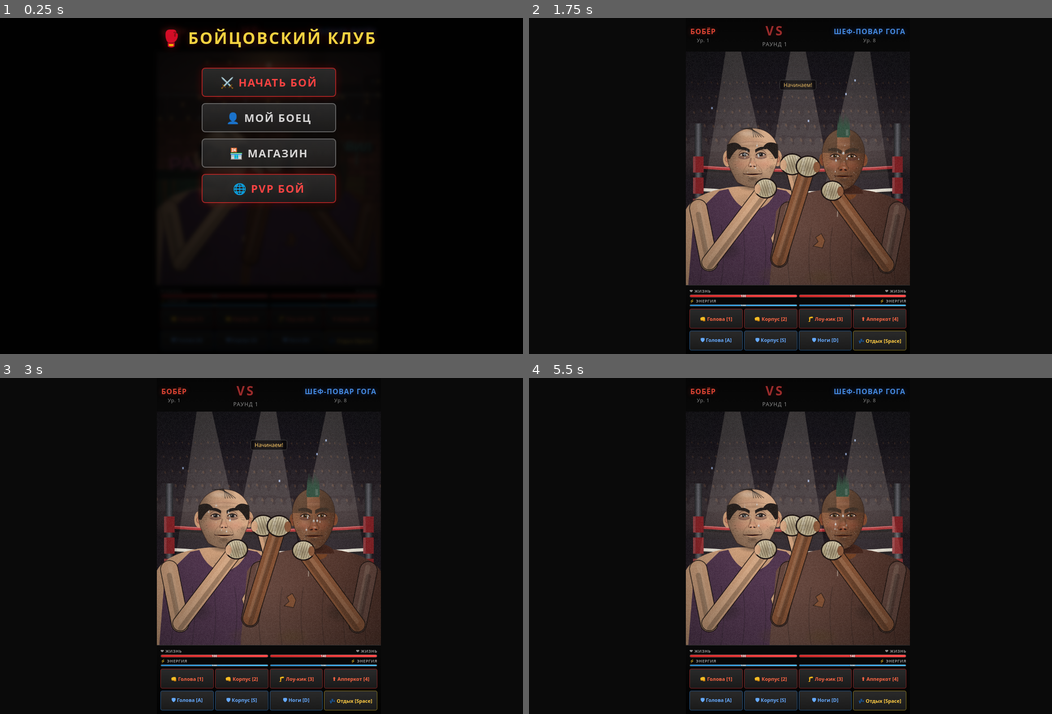
Above: before the commit, frames 1-4 (two rows, left to right).
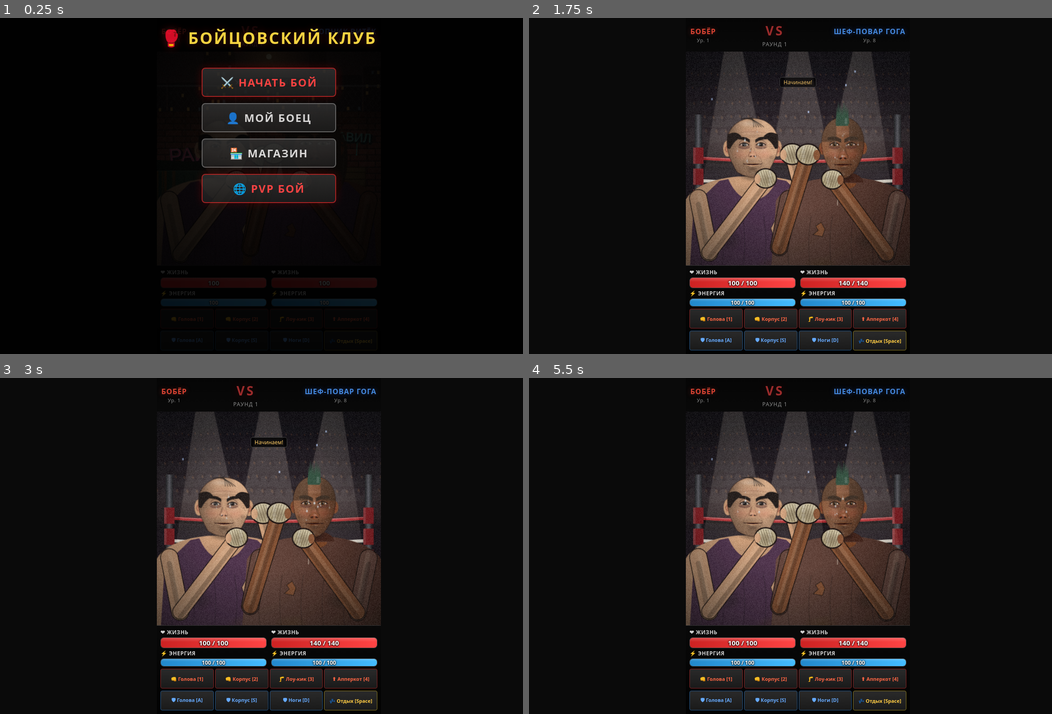
Above: after the commit, the same moments.

Repository: Ptaha100-tech/fighting-club-game
Game: browser game, page index.html
Same seed, same stepped clock (60 frames per second), same inputs: the game is played once before the commit and once after it.
Inputs (mouse positions are in pixels of both pictures, inside the frame that each line leads up to; where the layout moved, square brackets give the same spot in the first picture):
- Up to frame 1 (0.25 s): no input
- Up to frame 2 (1.75 s): click "⚔️ НАЧАТЬ БОЙ" at 0.27 s; hold Right 1.03-1.53 s; click (795, 179) [795, 192] at 1.07 s; hold Down from 1.58 s (still down); click (753, 135) [753, 145] at 1.67 s
- Up to frame 3 (3 s): release Down at 1.85 s; hold Left 1.9-2.47 s; click (313, 485) [313, 492] at 2.27 s; hold Up 2.52-2.82 s; click (303, 559) [303, 576] at 2.87 s; hold Right from 2.87 s (still down)
- Up to frame 4 (5.5 s): click (743, 572) [743, 586] at 3.47 s; release Right at 3.53 s; hold Up 3.58-3.82 s; hold Left 3.87-4.3 s; click (795, 475) [795, 482] at 4.07 s; hold Down 4.35-4.68 s; click (863, 529) [863, 539] at 4.67 s; hold Right 4.73-5.23 s; click (732, 519) [732, 529] at 5.27 s; hold Down from 5.28 s (still down)

The runs differ from the first frame. In frame 1, 0.8% of the frame differs, in the area x 30-73%, y 34-86%; in frame 2, 13%; in frame 3, 14%, in the area x 29-73%, y 10-86%; in frame 4, 13%.

Commit message:
Ускорение боя и крупные полосы здоровья и энергии
Производительность (на слабом телефоне бой шёл около 6 кадров/с, теперь 30+):
- лица и тела рисуются в кэш-спрайты и обновляются при изменении, а не 60 раз в секунду
- не больше одной перерисовки лица за кадр
- холст рисуется в меньшем разрешении, качество само снижается при просадке FPS
- виньетка и зерно вынесены из холста в CSS
- свет лампы и лучи прожекторов из готовых спрайтов
- холст останавливается под меню и экраном итогов
- убран backdrop-filter под анимированной сценой
- ходы бота чуть быстрее

Интерфейс:
- полосы здоровья и энергии крупнее, цифры формата 68 / 100 читаются

Co-Authored-By: Claude Sonnet 5.5 <noreply@anthropic.com>
Claude-Session: https://claude.ai/code/session_01YSRZeRF6zf7WS7DSKtsTFP

Diff:
--- a/fight-visual.js
+++ b/fight-visual.js
@@ -9,8 +9,9 @@
 let cv=document.getElementById('fight-canvas');
 if(!cv){cv=document.createElement('canvas');cv.id='fight-canvas';cv.style.cssText='display:block;width:100%;height:auto;max-width:100%;touch-action:manipulation';(document.getElementById('fight-stage')||document.body).appendChild(cv)}
 const ctx=cv.getContext('2d');
-const DPR=Math.min(1.5,window.devicePixelRatio||1);
-cv.width=W*DPR;cv.height=H*DPR;
+let Q=(navigator.deviceMemory&&navigator.deviceMemory<=2)?.5:((navigator.hardwareConcurrency||4)<=4?.6:.75);
+function resizeCv(){cv.width=Math.round(W*Q);cv.height=Math.round(H*Q)}
+resizeCv();
 const clamp=(v,a,b)=>Math.max(a,Math.min(b,v));
 const lerp=(a,b,t)=>a+(b-a)*t;
 function rng(s){return()=>{s|=0;s=s+0x6D2B79F5|0;let t=Math.imul(s^s>>>15,1|s);t=t+Math.imul(t^t>>>7,61|t)^t;return((t^t>>>14)>>>0)/4294967296}}
@@ -28,7 +29,7 @@
   q.addColorStop(1,`rgba(${rgb[0]},${rgb[1]},${rgb[2]},0)`);
   g.fillStyle=q;g.beginPath();g.arc(0,0,1,0,7);g.fill();g.restore();
 }
-function buildBg(fn){const c=mk(W*DPR,H*DPR);const g=c.getContext('2d');g.scale(DPR,DPR);fn(g);return c}
+function buildBg(fn){const c=mk(W,H);const g=c.getContext('2d');fn(g);return c}
 
 /* ---------- YARD ---------- */
 function yard(g){
@@ -186,14 +187,19 @@
 buildAll();
 if(document.fonts&&document.fonts.ready)document.fonts.ready.then(()=>{try{buildAll()}catch(e){}});
 
+let glowSp=null,beamSp=null;
+function glow(){if(glowSp)return glowSp;const c=mk(180,225),g=c.getContext('2d');g.scale(.25,.25);
+  const q=g.createRadialGradient(360,112,0,360,112,520);q.addColorStop(0,'rgba(255,170,70,.5)');q.addColorStop(.25,'rgba(240,130,50,.17)');q.addColorStop(1,'rgba(240,120,40,0)');
+  g.fillStyle=q;g.fillRect(0,0,W,H);return glowSp=c}
+function beam(){if(beamSp)return beamSp;const c=mk(180,430),g=c.getContext('2d');g.scale(.5,.5);
+  const q=g.createLinearGradient(0,0,0,860);q.addColorStop(0,'rgba(255,240,215,.22)');q.addColorStop(1,'rgba(255,240,215,0)');
+  g.fillStyle=q;g.beginPath();g.moveTo(168,0);g.lineTo(192,0);g.lineTo(350,860);g.lineTo(10,860);g.closePath();g.fill();return beamSp=c}
 function overlayYard(g,t){
   const fl=.84+.09*Math.sin(t*31)+.07*Math.sin(t*7.3)+(Math.sin(t*2.1)>.985?-.28:0);
   g.strokeStyle='#0c0a09';g.lineWidth=2;g.beginPath();g.moveTo(360,0);g.lineTo(360,92);g.stroke();
   g.fillStyle='#2a2420';g.fillRect(354,90,12,16);
   g.globalCompositeOperation='lighter';
-  const q=g.createRadialGradient(360,112,0,360,112,520);
-  q.addColorStop(0,`rgba(255,170,70,${.5*fl})`);q.addColorStop(.25,`rgba(240,130,50,${.17*fl})`);q.addColorStop(1,'rgba(240,120,40,0)');
-  g.fillStyle=q;g.fillRect(0,0,W,H);
+  g.globalAlpha=fl;g.drawImage(glow(),0,0,W,H);g.globalAlpha=1;
   g.globalCompositeOperation='source-over';
   g.fillStyle=`rgba(255,238,196,${.7+.3*fl})`;g.beginPath();g.arc(360,114,9,0,7);g.fill();
 }
@@ -202,8 +208,7 @@
   g.globalCompositeOperation='lighter';
   [150,360,570].forEach((x,i)=>{
     const sw=Math.sin(t*.55+i*2)*34;
-    const q=g.createLinearGradient(0,0,0,860);q.addColorStop(0,'rgba(255,240,215,.22)');q.addColorStop(1,'rgba(255,240,215,0)');
-    g.fillStyle=q;g.beginPath();g.moveTo(x-12,0);g.lineTo(x+12,0);g.lineTo(x+sw+170,860);g.lineTo(x+sw-170,860);g.closePath();g.fill();
+    g.save();g.transform(1,0,sw/860,1,x-180,0);g.drawImage(beam(),0,0,360,860);g.restore();
   });
   if(Math.random()<dt*3)flashes.push({x:30+Math.random()*660,y:170+Math.random()*180,l:1});
   for(let i=flashes.length-1;i>=0;i--){
@@ -567,11 +572,12 @@
   blob(g,14,0,16,26,[120,10,10],.7*F.hands);
   g.restore();
 }
+const BODY_B=470;
 function drawBody(g,F,nx,sy,bob){
   const f=F.f,hw=f.hw,{hh}=f;
   const torso=()=>{
     g.beginPath();g.moveTo(nx-hw*.55,sy-34);g.bezierCurveTo(nx-hw*1.2,sy-30,nx-185,sy-14,nx-215,sy+40);
-    g.lineTo(nx-245,H+20);g.lineTo(nx+245,H+20);g.lineTo(nx+215,sy+40);
+    g.lineTo(nx-245,BODY_B);g.lineTo(nx+245,BODY_B);g.lineTo(nx+215,sy+40);
     g.bezierCurveTo(nx+185,sy-14,nx+hw*1.2,sy-30,nx+hw*.55,sy-34);g.closePath();
   };
   // neck
@@ -582,7 +588,7 @@
   if(f.tank){
     g.fillStyle=f.shirt;g.beginPath();g.moveTo(nx-hw*.95,sy-26);
     g.bezierCurveTo(nx-hw*.5,sy+64,nx+hw*.5,sy+64,nx+hw*.95,sy-26);
-    g.lineTo(nx+hw*1.3,sy-20);g.lineTo(nx+190,sy+60);g.lineTo(nx+215,H+20);g.lineTo(nx-215,H+20);g.lineTo(nx-190,sy+60);g.lineTo(nx-hw*1.3,sy-20);g.closePath();g.fill();
+    g.lineTo(nx+hw*1.3,sy-20);g.lineTo(nx+190,sy+60);g.lineTo(nx+215,BODY_B);g.lineTo(nx-215,BODY_B);g.lineTo(nx-190,sy+60);g.lineTo(nx-hw*1.3,sy-20);g.closePath();g.fill();
     g.strokeStyle='rgba(200,170,150,.18)';g.lineWidth=3;g.beginPath();g.moveTo(nx-hw*.5,sy+8);g.lineTo(nx-hw*.2,sy+14);g.moveTo(nx+hw*.5,sy+8);g.lineTo(nx+hw*.2,sy+14);g.stroke();
     // chest hair
     g.strokeStyle='rgba(20,12,8,.35)';g.lineWidth=1.4;for(let i=0;i<24;i++){const a=i*2.4;const x=nx+Math.cos(a)*hw*.35,y=sy+8+Math.abs(Math.sin(a*1.7))*30;g.beginPath();g.moveTo(x,y);g.lineTo(x+3,y+5);g.stroke()}
@@ -607,6 +613,33 @@
   // under-chin shadow on the neck
   blob(g,nx,sy-hh*.38,hw*.6,hh*.2,[0,0,0],.45);
 }
+function bodySprite(F){
+  let sp=F.bs;const key=Math.round(F.exert*5);
+  if(!sp||sp.Q!==Q){const c=mk(Math.ceil(520*Q),Math.ceil(560*Q));sp={c,g:c.getContext('2d'),Q,key:-1};F.bs=sp}
+  if(sp.key!==key){const g2=sp.g;g2.setTransform(1,0,0,1,0,0);g2.clearRect(0,0,sp.c.width,sp.c.height);
+    g2.setTransform(Q,0,0,Q,260*Q,80*Q);drawBody(g2,F,0,0,0);sp.key=key}
+  return sp;
+}
+/* голова: спрайт, обновляется не чаще ~15 раз в секунду и только при заметной смене состояния */
+function headSprite(F,st,t){
+  const f=F.f;let sp=F.hs;
+  if(!sp||sp.Q!==Q){
+    const bx=-Math.ceil(f.hw*1.9+16),by=-Math.ceil(f.hh*1.6),bw=-bx*2,bh=Math.ceil(f.hh*3.35);
+    const c=mk(Math.ceil(bw*Q),Math.ceil(bh*Q));
+    sp={c,g:c.getContext('2d'),bx,by,bw,bh,Q,key:'',ts:-9,sw:-1};F.hs=sp;
+  }
+  const key=Math.round(st.dmg*40)+','+Math.round(st.grit*6)+','+Math.round(st.blink*4)+','+Math.round(st.mouth*8)+','+Math.round(st.look*6)+','+(st.ko?1:0)+','+Math.round(st.exert*5);
+  const sw=Math.floor(t*6);
+  if(sp.ts<0)S.headBudget=Math.max(S.headBudget,1);
+  if((key!==sp.key||sw!==sp.sw)&&t-sp.ts>=.08&&S.headBudget>0){
+    S.headBudget--;
+    const g2=sp.g;g2.setTransform(1,0,0,1,0,0);g2.clearRect(0,0,sp.c.width,sp.c.height);
+    g2.setTransform(Q,0,0,Q,-sp.bx*Q,-sp.by*Q);
+    drawHead(g2,f,{dmg:st.dmg,grit:st.grit,blink:st.blink,mouth:st.mouth,look:st.look,ko:st.ko,exert:st.exert,t:sw/6});
+    sp.key=key;sp.sw=sw;sp.ts=t;
+  }
+  return sp;
+}
 function drawFighter(g,F,t){
   const f=F.f,hw=f.hw,hh=f.hh,d=F.dmg;
   const bob=Math.sin(t*5+F.phase)*5+Math.sin(t*2.3+F.phase)*2;
@@ -616,7 +649,7 @@
   const hy=BASEY+bob+droop;
   g.save();g.translate(F.cx,0);g.scale(F.dir,1);
   const nx=lean*.55,sy=hy+hh*.95+36;
-  drawBody(g,F,nx,sy,bob);
+  {const sp=bodySprite(F);g.drawImage(sp.c,nx-260,sy-80,520,560)}
   // arms behind the head: upper arms
   const skin=shade(f.skin,-8),slv=f.tank?skin:shade(f.shirt,6);
   const S1=[nx+175,sy+36],E1=[lerp(nx+205,nx+120,pe),lerp(sy+190,sy+30,pe)];
@@ -629,7 +662,7 @@
   g.translate(nx,sy-hh*.1-16);g.rotate(ang);g.translate(F.hit*(Math.random()-.5)*8,hy-(sy-hh*.1-16)+0);
   const grit=Math.max(pe*.85,F.hit);
   const mouth=clamp(.06+pe*.14+F.hit*.9+F.koK*.55+(Math.sin(t*3.4+F.phase)+1)*.04*(.3+F.exert),0,1);
-  drawHead(g,f,{dmg:d,t,grit,blink:F.blinkV,mouth,look:F.look,ko:F.koK>.5,exert:F.exert});
+  {const sp=headSprite(F,{dmg:d,grit,blink:F.blinkV,mouth,look:F.look,ko:F.koK>.5,exert:F.exert},t);g.drawImage(sp.c,sp.bx,sp.by,sp.bw,sp.bh)}
   g.restore();
   // fists in front
   fist(g,F2[0],F2[1],F,1);
@@ -640,7 +673,7 @@
 }
 
 /* ---------- STATE ---------- */
-const S={interactive:true,bg:'yard',auto:!window.matchMedia('(prefers-reduced-motion: reduce)').matches,t:0,shake:0,flash:0,fx:0,fy:0,next:1,koT:0,parts:[]};
+const S={headBudget:1,lite:false,paused:false,interactive:true,bg:'yard',auto:!window.matchMedia('(prefers-reduced-motion: reduce)').matches,t:0,shake:0,flash:0,fx:0,fy:0,next:1,koT:0,parts:[]};
 const mkState=(seed,cx,dir,dmg)=>({f:makeFighter(seed),dmg,hit:0,punch:-1,landed:false,cx,dir,phase:Math.random()*6,exert:.2,koK:0,ko:false,blinkV:0,bt:1+Math.random()*3,bp:0,look:0,hands:0});
 const $=id=>document.getElementById(id)||{style:{},classList:{toggle(){}},setAttribute(){},set onclick(f){},textContent:'',hidden:false};
 let L,R;
@@ -712,8 +745,19 @@
 }
 const noise=mk(128,128);{const n=noise.getContext('2d'),im=n.createImageData(128,128);for(let i=0;i<im.data.length;i+=4){const v=Math.random()*255;im.data[i]=im.data[i+1]=im.data[i+2]=v;im.data[i+3]=26}n.putImageData(im,0,0)}
 const noisePat=ctx.createPattern(noise,'repeat');
+function enableLite(){
+  if(S.lite)return;S.lite=true;const host=cv.parentNode;
+  if(!document.getElementById('fv-css')){const st=document.createElement('style');st.id='fv-css';
+    st.textContent='.fv-vig{position:absolute;inset:0;pointer-events:none;background:radial-gradient(ellipse 75% 70% at 50% 46%,rgba(0,0,0,0) 40%,rgba(0,0,0,.6) 100%)}'+
+    '.fv-grain{position:absolute;inset:-70px;pointer-events:none;animation:fvg .45s steps(1) infinite}'+
+    '@keyframes fvg{0%{transform:translate(0,0)}20%{transform:translate(-37px,21px)}40%{transform:translate(19px,-44px)}60%{transform:translate(-22px,-30px)}80%{transform:translate(41px,12px)}}'+
+    '@media (prefers-reduced-motion:reduce){.fv-grain{animation:none}}';document.head.appendChild(st)}
+  const v=document.createElement('div');v.className='fv-vig';host.appendChild(v);
+  const n=document.createElement('div');n.className='fv-grain';n.style.backgroundImage='url('+noise.toDataURL()+')';host.appendChild(n);
+}
 function render(dt){
-  const g=ctx;g.setTransform(DPR,0,0,DPR,0,0);
+  S.headBudget=1;
+  const g=ctx;g.setTransform(Q,0,0,Q,0,0);
   g.save();
   if(S.shake>.3)g.translate((Math.random()-.5)*S.shake,(Math.random()-.5)*S.shake);
   g.drawImage(S.bg==='yard'?bgYard:bgRing,0,0,W,H);
@@ -733,19 +777,28 @@
   }
   g.restore();
   // vignette, grain, low-health redness
-  const v=g.createRadialGradient(W/2,H*.46,H*.25,W/2,H*.5,H*.78);v.addColorStop(0,'rgba(0,0,0,0)');v.addColorStop(1,'rgba(0,0,0,.62)');
-  g.fillStyle=v;g.fillRect(0,0,W,H);
+  if(!S.lite){const v=g.createRadialGradient(W/2,H*.46,H*.25,W/2,H*.5,H*.78);v.addColorStop(0,'rgba(0,0,0,0)');v.addColorStop(1,'rgba(0,0,0,.62)');
+  g.fillStyle=v;g.fillRect(0,0,W,H);}
   const worst=Math.max(L.dmg,R.dmg);
   if(worst>.6){g.fillStyle=`rgba(120,10,8,${(worst-.6)*.25+(S.flash*.12)})`;g.fillRect(0,0,W,H)}
-  g.save();g.translate(Math.random()*128|0,Math.random()*128|0);g.fillStyle=noisePat;g.fillRect(-128,-128,W+256,H+256);g.restore();
-}
-let last=performance.now();
+  if(!S.lite){g.save();g.translate(Math.random()*128|0,Math.random()*128|0);g.fillStyle=noisePat;g.fillRect(-128,-128,W+256,H+256);g.restore();}
+}
+let last=performance.now(),rafId=0,qAcc=0,qN=0,qWarm=0;
+function adapt(raw){
+  if(qWarm<20){qWarm++;return}
+  qAcc+=raw;qN++;
+  if(qN>=40){const avg=qAcc/qN;qAcc=0;qN=0;
+    if(avg>26&&Q>.46){Q=Math.max(.45,+(Q*.8).toFixed(2));resizeCv()}}
+}
 function frame(now){
-  const dt=Math.min(.05,(now-last)/1000);last=now;
+  rafId=0;if(S.paused)return;
+  const raw=Math.min(100,now-last),dt=Math.min(.05,raw/1000);last=now;
+  adapt(raw);
   try{update(dt);render(dt)}catch(e){console.error(e)}
-  requestAnimationFrame(frame);
-}
-requestAnimationFrame(frame);
+  rafId=requestAnimationFrame(frame);
+}
+rafId=requestAnimationFrame(frame);
+function setPaused(p){S.paused=!!p;if(!S.paused&&!rafId){last=performance.now();qWarm=0;qAcc=0;qN=0;rafId=requestAnimationFrame(frame)}}
 
 /* ---------- UI ---------- */
 function setBg(n){
@@ -769,7 +822,8 @@
   newFaces:()=>newFaces(0,0),
   reset:()=>{L.dmg=0;R.dmg=0;L.ko=R.ko=false;updateHud()},
   /* режим игры: без авто-боя и тапов, лица по seed */
-  setMode:(m)=>{const g=m==='game';S.auto=!g&&S.auto;S.interactive=!g},
+  setMode:(m)=>{const g=m==='game';S.auto=!g&&S.auto;S.interactive=!g;if(g)enableLite()},
+  setPaused,quality:()=>Q,
   setFighters:(seedL,seedR,dmgL,dmgR)=>{
     L=mkState(seedL|0,215,1,clamp(+dmgL||0,0,1));R=mkState(seedR|0,505,-1,clamp(+dmgR||0,0,1));
     L.ko=L.dmg>=1;R.ko=R.dmg>=1;S.koT=0;S.parts.length=0;updateHud(true)},
--- a/index.html
+++ b/index.html
@@ -83,16 +83,18 @@
 .dmg-num.blocked{color:#88aaff;text-shadow:0 0 8px rgba(100,150,255,0.5);font-size:clamp(12px,3vw,18px)}
 @keyframes floatUp{0%{opacity:1;transform:translateY(0) scale(1)}50%{opacity:1;transform:translateY(-30px) scale(1.15)}100%{opacity:0;transform:translateY(-60px) scale(0.7)}}
 .controls-zone{flex-shrink:0;display:flex;flex-direction:column;gap:5px;padding:6px 8px calc(8px + env(safe-area-inset-bottom,0px));background:linear-gradient(180deg,rgba(0,0,0,0.5),rgba(0,0,0,0.92));border-top:1px solid #333;z-index:10;height:auto;max-height:45dvh;overflow-y:auto}
-.bars-row{display:flex;gap:3px;flex-shrink:0}
-.bg{flex:1;display:flex;flex-direction:column;gap:1px}
-.bl{font-size:clamp(7px,1.4vw,9px);font-weight:700;text-transform:uppercase;letter-spacing:0.5px;opacity:0.6}
-.bt{width:100%;height:7px;background:#222;border-radius:4px;overflow:hidden;border:1px solid #333}
-.bf{height:100%;border-radius:4px;transition:width 0.35s ease;position:relative}
+.bars-row{display:flex;gap:10px;flex-shrink:0}
+.bg{flex:1;min-width:0;display:flex;flex-direction:column;gap:3px}
+.bl{font-size:12px;font-weight:700;text-transform:uppercase;letter-spacing:0.5px;color:#cfcfcf}
+.bt{position:relative;width:100%;height:24px;background:#222;border-radius:7px;overflow:hidden;border:1px solid #444}
+.bf{height:100%;border-radius:6px;transition:width 0.35s ease;position:relative}
 .bf.hp{background:linear-gradient(90deg,#cc2222,#ff4444)}
+.bg.r .bf{margin-left:auto}
 .bf.en{background:linear-gradient(90deg,#2288cc,#44bbff)}
 .bf::after{content:'';position:absolute;top:0;left:0;right:0;height:40%;background:linear-gradient(180deg,rgba(255,255,255,0.2),transparent);border-radius:4px 4px 0 0}
-.bv{position:absolute;inset:0;display:flex;align-items:center;justify-content:center;font-size:7px;font-weight:700;color:#fff;text-shadow:0 0 3px rgba(0,0,0,0.8)}
-.bt.en{height:5px}
+.bv{position:absolute;left:0;top:0;width:var(--full,100%);height:100%;display:flex;align-items:center;justify-content:center;font-size:15px;font-weight:800;color:#fff;text-shadow:0 1px 2px #000,0 0 4px #000;font-variant-numeric:tabular-nums;white-space:nowrap}
+.bt.en{height:18px}
+.bt.en .bv{font-size:12px}
 .br{display:flex;gap:3px;flex-shrink:0}
 .ct .btn{min-height:44px;padding:4px 0;border:1px solid #444;border-radius:4px;font-size:clamp(8px,1.6vw,11px);font-wei …(187 unchanged characters)…
 .ct .btn:hover{background:linear-gradient(180deg,#3a3a3a,#2a2a2a);border-color:#666}
@@ -102,12 +104,12 @@
 .ct .btn.blk{border-color:#225588;color:#66aaff}
 .ct .btn.blk:hover{background:linear-gradient(180deg,#1a2a3a,#101a2a);border-color:#3377cc}
 .ct .btn:disabled{opacity:0.25;cursor:not-allowed;transform:none!important}
-.msg{z-index:12;position:absolute;bottom:6%;left:50%;transfo …(109 unchanged characters)… padding:3px 8px;background:rgba(0,0,0,0.7);border-left:3px solid #ff4444;border-radius:0 4px 4px 0;backdrop-filter:blur(3px);opacity:0;transition:opacity 0.2s}
+.msg{z-index:12;position:absolute;bottom:6%;left:50%;transfo …(109 unchanged characters)… padding:3px 8px;background:rgba(0,0,0,0.82);border-left:3px solid #ff4444;border-radius:0 4px 4px 0;opacity:0;transition:opacity 0.2s}
 .msg.show{opacity:1}
 .msg.p2{border-left-color:#4488dd}
-.log-box{position:absolute;top:12%;left:50%;transform:translateX(-50%);background:rgba(0,0,0,0.55);border-radius:5px;padding:2px 8px;font-size:clamp(9px,1.8vw,12px);color:#ffcc66;border:1px solid #444;backdrop-filter:blur(3px);opacity:0;transition:opacity 0.15s;pointer-events:none;z-index:20}
+.log-box{position:absolute;top:12%;left:50%;transform:translateX(-50%);background:rgba(0,0,0,0.78);border-radius:5px;padding:2px 8px;font-size:clamp(9px,1.8vw,12px);color:#ffcc66;border:1px solid #444;opacity:0;transition:opacity 0.15s;pointer-events:none;z-index:20}
 .log-box.show{opacity:1}
-.overlay{position:absolute;inset:0;display:none;flex-direction:column;background:rgba(0,0,0,0.85);z-index:30;backdrop-filter:blur(5px);padding:20px 16px;overflow-y:auto}
+.overlay{position:absolute;inset:0;display:none;flex-direction:column;background:rgba(0,0,0,0.9);z-index:30;padding:20px 16px;overflow-y:auto}
 .overlay.show{display:flex;animation:fadeIn 0.3s ease-out}
 @keyframes fadeIn{0%{opacity:0}100%{opacity:1}}
 .otitle{font-size:clamp(22px,5vw,36px);font-weight:900;text-align:center;margin-bottom:12px;text-transform:uppercase;letter-spacing:3px;color:#ffdd44;text-shadow:0 0 20px rgba(255,60,60,0.3)}
@@ -138,7 +140,7 @@
 .srow .sv{color:#fff;font-weight:700}
 .back-btn{position:absolute;top:8px;left:8px;padding:4px 12px;border:1px solid #666;border-radius:4px;background:transparent;color:#aaa;font-size:clamp(10px,2vw,13px);cursor:pointer;transition:all 0.15s;font-family:inherit;z-index:5}
 .back-btn:hover{border-color:#ff4444;color:#ff4444}
-.win-overlay{position:absolute;inset:0;display:none;align-items:center;justify-content:center;flex-direction:column;background:rgba(0,0,0,0.78);z-index:35;backdrop-filter:blur(5px);padding:20px}
+.win-overlay{position:absolute;inset:0;display:none;align-items:center;justify-content:center;flex-direction:column;background:rgba(0,0,0,0.78);z-index:35;padding:20px}
 .win-overlay.show{display:flex;animation:fadeIn 0.4s ease-out}
 .win-title{font-size:clamp(28px,7vw,48px);font-weight:900;text-transform:uppercase;letter-spacing:4px;margin-bottom:4px;text-shadow:0 0 30px rgba(255,60,60,0.4)}
 .win-sub{font-size:clamp(12px,2.8vw,18px);color:#aaa;margin-bottom:8px}
@@ -165,8 +167,8 @@
   </div>
   <div class="controls-zone">
     <div class="bars-row">
-      <div class="bg"><div class="bl">❤ ЖИЗНЬ</div><div class="bt"><div class="bf hp" id="h1" style="width:100%"><div class="bv" id="hv1">100</div></div></div><div class="bl">⚡ ЭНЕРГИЯ</div><div class="bt en"><div class="bf en" id="e1" style="width:100%"><div class="bv" id="ev1">100</div></div></div></div>
-      <div class="bg" style="align-items:flex-end"><div class="bl">❤ ЖИЗНЬ</div><div class="bt" style="direction:rtl"><div class="bf hp" id="h2" style="width:100%"><div class="bv" id="hv2">100</div></div></div><div class="bl">⚡ ЭНЕРГИЯ</div><div class="bt en" style="direction:rtl"><div class="bf en" id="e2" style="width:100%"><div class="bv" id="ev2">100</div></div></div></div>
+      <div class="bg"><div class="bl">❤ ЖИЗНЬ</div><div class="bt"><div class="bf hp" id="h1" style="width:100%"></div><div class="bv" id="hv1">100</div></div><div class="bl">⚡ ЭНЕРГИЯ</div><div class="bt en"><div class="bf en" id="e1" style="width:100%"></div><div class="bv" id="ev1">100</div></div></div>
+      <div class="bg r"><div class="bl">❤ ЖИЗНЬ</div><div class="bt"><div class="bf hp" id="h2" style="width:100%"></div><div class="bv" id="hv2">100</div></div><div class="bl">⚡ ЭНЕРГИЯ</div><div class="bt en"><div class="bf en" id="e2" style="width:100%"></div><div class="bv" id="ev2">100</div></div></div>
     </div>
     <div class="br ct" id="atkRow">
       <button class="btn atk" data-atk="head">👊 Голова [1]</button>
@@ -237,7 +239,7 @@
 <script src="fight-visual.js"></script>
 <script>
 // ── CONFIG ──
-const C={maxHealth:100,maxEnergy:100,energyPerTurn:8,energyPerAttack:15,baseDamage:{head:22,body:16,legs:12,uppercut:26},blockReduction:0.55,botThinkDelay:400,chatInterval:2000};
+const C={maxHealth:100,maxEnergy:100,energyPerTurn:8,energyPerAttack:15,baseDamage:{head:22,body:16,legs:12,uppercut:26},blockReduction:0.55,botThinkDelay:220,chatInterval:2000};
 // ── OPPONENTS ──
 const OPP=[
   {id:0,name:'\u0413\u043e\u043f\u043d\u0438\u043a \u0412\u0438\u0442\u0451\u043a',level:1,skill:0.15,hpMult:0.8,dmgMult:0.7,reward:60,xp:30,desc:'\u0421\u043b\u0430\u0431\u044b\u0439, \u043d\u043e \u0437\u043b\u043e\u0439'},
@@ -306,10 +308,10 @@
   const mh=getMaxHP();
   const h1p=cl(P.health/mh*100,0,100),h2p=cl(E.health/E.maxHP*100,0,100);
   const e1p=cl(P.energy/C.maxEnergy*100,0,100),e2p=cl(E.energy/C.maxEnergy*100,0,100);
-  h1.style.width=h1p+'%';hv1.textContent=Math.ceil(P.health);
-  h2.style.width=h2p+'%';hv2.textContent=Math.ceil(E.health);
-  e1.style.width=e1p+'%';ev1.textContent=Math.ceil(P.energy);
-  e2.style.width=e2p+'%';ev2.textContent=Math.ceil(E.energy);
+  h1.style.width=h1p+'%';hv1.textContent=Math.ceil(P.health)+' / '+mh;
+  h2.style.width=h2p+'%';hv2.textContent=Math.ceil(E.health)+' / '+E.maxHP;
+  e1.style.width=e1p+'%';ev1.textContent=Math.ceil(P.energy)+' / '+C.maxEnergy;
+  e2.style.width=e2p+'%';ev2.textContent=Math.ceil(E.energy)+' / '+C.maxEnergy;
   const c1=h1p>50?'#cc2222,#ff4444':h1p>25?'#cc6622,#ff8844':'#882222,#cc3333';
   const c2=h2p>50?'#cc2222,#ff4444':h2p>25?'#cc6622,#ff8844':'#882222,#cc3333';
   h1.style.background='linear-gradient(90deg,'+c1+')';
@@ -665,8 +667,8 @@
   const mh = 100;
   const h1p = cl(pvpState.myHP / mh * 100, 0, 100);
   const h2p = cl(pvpState.oppHP / mh * 100, 0, 100);
-  h1.style.width = h1p + '%'; hv1.textContent = Math.ceil(pvpState.myHP);
-  h2.style.width = h2p + '%'; hv2.textContent = Math.ceil(pvpState.oppHP);
+  h1.style.width = h1p + '%'; hv1.textContent = Math.ceil(pvpState.myHP) + ' / ' + mh;
+  h2.style.width = h2p + '%'; hv2.textContent = Math.ceil(pvpState.oppHP) + ' / ' + mh;
   $('pvpAtkBtn').disabled = !pvpState.myTurn;
   $('pvpTurnInd').textContent = pvpState.myTurn ? '\u{1F44A} \u0422\u0432\u043e\u0439 \u0445\u043e\u0434!' : '\u23F3 \u0425\u043e\u0434 \u043f\u0440\u043e\u0442\u0438\u0432\u043d\u0438\u043a\u0430...';
   updatePvPLog();
@@ -689,6 +691,9 @@
   mo.classList.add('show');
 }
 const FV=window.FightVisual;FV.setMode('game');
+(function(){const els=[...document.querySelectorAll('.overlay,.win-overlay')];let tm=0;
+  const upd=()=>{clearTimeout(tm);if(els.some(e=>e.classList.contains('show')))tm=setTimeout(()=>{if(els.some(e=>e.classList.contains('show')))FV.setPaused(true)},700);else FV.setPaused(false)};
+  const ob=new MutationObserver(upd);els.forEach(e=>ob.observe(e,{attributes:true,attributeFilter:['class']}));upd();})();
 try{const T=window.Telegram&&Telegram.WebApp;if(T){T.ready();T.expand();try{T.disableVerticalSwipes&&T.disableVerticalSwipes()}catch(e){}
   const u=T.initDataUnsafe&&T.initDataUnsafe.user;if(u&&u.first_name)P.name=String(u.first_name).slice(0,16);
   T.setHeaderColor&&T.setHeaderColor('#0a0a0a');T.setBackgroundColor&&T.setBackgroundColor('#0a0a0a');}}catch(e){}
